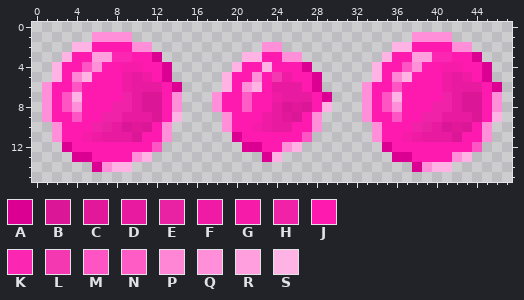
Pixel-art sprite: assets/purple-bubble.png. Above: the version before the commit.
The file is 96x32 pixels, drawn in blocks of 2x2; one block is one cell here. Colours within 5 levels of each other are drawn and written as one.
Palette (. is transparent): A #db0092  B #dc1797  C #e2189b  D #e81aa0  E #e921a3  F #ef1ba5  G #f71baa  H #f023a8  J #ff1aaf  K #fb26b1  L #f438b2  M #ff55c4  N #ff5cc6  P #ff86d5  Q #ff8fd8  R #ff9fde  S #ffb3e5
Pixels before, first column x 1:
 1 .....QQQQ............................QQQQ.....
 2 ...SSJJJJQQ...........QQ...........SSJJJJQQ...
 3 ..SJJRRKKJJA........SSJJQQ........SJJRRKKJJA..
 4 .SJJMQJJGGJJA......SJJSJJJA......SJJMQJJGGJJA.
 5 .SJPSJJJFDFJA.....SJJQJLFJJA.....SJPSJJJFDFJA.
 6 QJJMJJJJFDDDJA....SJQSJDDDJA....QJJMJJJJFDDDJA
 7 QJMSJJJJHDBBJQ...QJJNJJFDDDJA...QJMSJJJJHDBBJQ
 8 QJMQJJJHHDBBJQ...QJJNJJDBCBJS...QJMQJJJHHDBBJQ
 9 QJJMJJHHDDDBJS....QJJJFDCBJQ....QJJMJJHHDDDBJS
10 .QJJJHEDBCBJQ.....QJJGFDDJJQ.....QJJJHEDBCBJQ.
11 .QJJGFDDDBJJQ......AJJJJJJM......QJJGFDDDBJJQ.
12 ..AJJJJJJJJM........AAJJQS........AJJJJJJJJM..
13 ...AAJJJJQS...........AS...........AAJJJJQS...
14 .....AQSS............................AQSS.....
After:
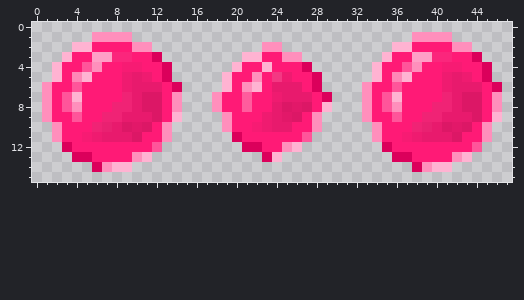
Change:
{"colour":"A","old":"#db0092","new":"#db005b"}
{"colour":"B","old":"#dc1797","new":"#dc1766"}
{"colour":"C","old":"#e2189b","new":"#e21869"}
{"colour":"D","old":"#e81aa0","new":"#e81a6d"}
{"colour":"E","old":"#e921a3","new":"#e92171"}
{"colour":"F","old":"#ef1ba5","new":"#ef1b70"}
{"colour":"G","old":"#f71baa","new":"#f71b73"}
{"colour":"H","old":"#f023a8","new":"#f02375"}
{"colour":"J","old":"#ff1aaf","new":"#ff1a76"}
{"colour":"K","old":"#fb26b1","new":"#fb267c"}
{"colour":"L","old":"#f438b2","new":"#f43883"}
{"colour":"M","old":"#ff55c4","new":"#ff559a"}
{"colour":"N","old":"#ff5cc6","new":"#ff5c9d"}
{"colour":"P","old":"#ff86d5","new":"#ff86b7"}
{"colour":"Q","old":"#ff8fd8","new":"#ff8fbc"}
{"colour":"R","old":"#ff9fde","new":"#ff9fc6"}
{"colour":"S","old":"#ffb3e5","new":"#ffb3d2"}
